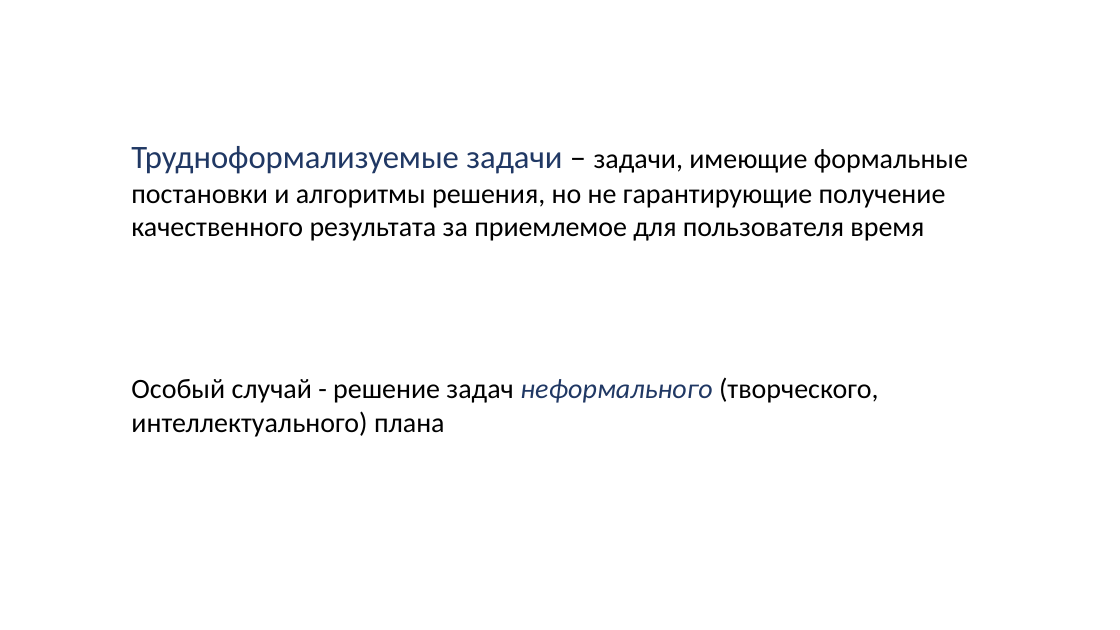
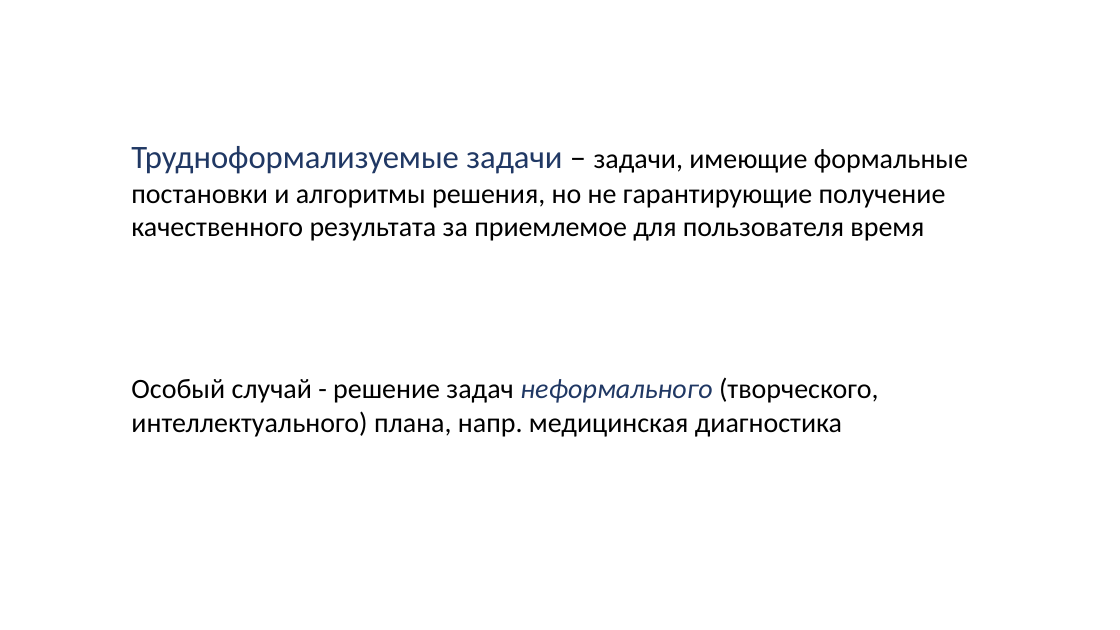
Before and after one commit to sevoster/hybrid-decision-making-system, a slide deck: slide 3 of docs/Синтетическая Презентация.pptx. Drawn at 1120x630 pixels with LibreOffice and Linux fonts; fonts in the diff are those of the drawing. Boxes give left, top, right and bottom in pixels: in the first picture for what was removed or moved away, otherwise in the second. Text is boxed around its words. In the diff, an @@ line names an element or a change of style, - is before the commit and + after.

```diff
--- a/docs/Синтетическая Презентация.pptx
+++ b/docs/Синтетическая Презентация.pptx
@@ text at (131, 377, 879, 437): text changed @@
-Особый случай - решение задач неформального (творческого, интеллектуального) плана
+Особый случай - решение задач неформального (творческого, интеллектуального) плана, напр. медицинская диагностика
```
Also in this commit, not shown: 14 other slides changed, 9 slides added, 6 slides removed, 8 other files.
